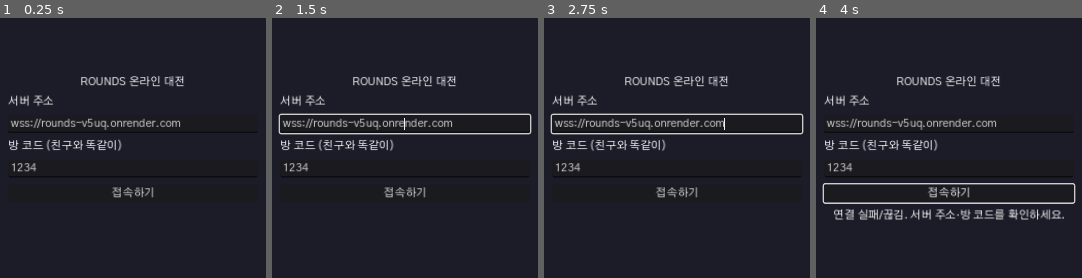
Above: before the commit, frames 1-4 (left to right).
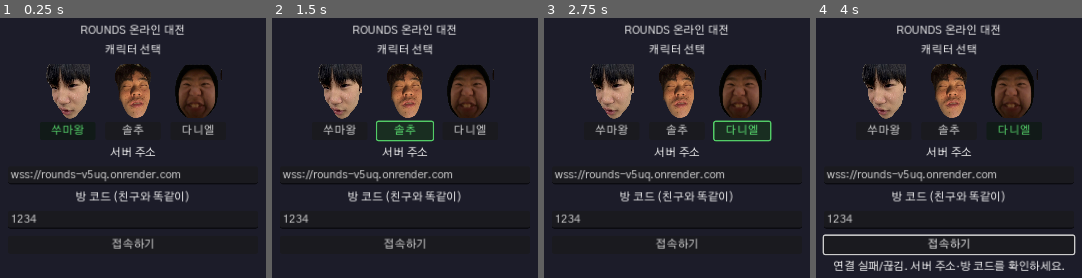
Above: after the commit, the same moments.

Repository: enrode63/-BROTATO
Game: Godot game, scene res://scenes/connect.tscn
The game is run twice, just before and just after one commit, with the same random seed, the same clock (stepped at 60 frames per second) and the same inputs.
Inputs (mouse positions are in pixels of both pictures, inside the frame that each line leads up to):
- Up to frame 1 (0.25 s): no input
- Up to frame 2 (1.5 s): click (338, 129) at 0.5 s, where only the run after the commit has a clickable "쑤마왕"; click (405, 129) at 1.25 s, where only the run after the commit has a clickable "솔추"
- Up to frame 3 (2.75 s): click (743, 129) at 2 s, where only the run after the commit has a clickable "다니엘"
- Up to frame 4 (4 s): click "접속하기" at 2.75 s; tap Enter at 3.5 s; move the mouse to (outside the picture) at 3.52 s; press the mouse at (outside the picture) at 3.53 s; hold D (p1_right) from 3.53 s (still down); tap Space (p1_jump) at 3.77 s

The runs differ from the first frame. In frame 1, 16% of the frame differs, in the area x 3-97%, y 2-89%; in frame 2, 17%; in frame 3, 18%; in frame 4, 22%, in the area x 2-98%, y 2-98%.

Commit message:
rounds: character select (쑤마왕/솔추/다니엘) + skins, synced
- 접속 화면에서 캐릭터 선택(초상화+이름, 선택 강조)
- 플레이어를 원 대신 캐릭터 스프라이트로 렌더 + 팀 색 링/체력바
- 캐릭터 선택을 상대에게 전송/수신(char 메시지)해 원격 인형도 올바른 스킨 표시
- characters.gd: 외형만(능력치는 카드로) — 기획서 방향

Co-Authored-By: Claude Opus 4.8 <noreply@anthropic.com>

Diff:
--- a/rounds/scripts/arena.gd
+++ b/rounds/scripts/arena.gd
@@ -40,6 +40,13 @@
 
 	if _local_player:
 		_local_player.died.connect(_on_local_died)
+
+	# 내 캐릭터를 상대에게 알리고, 상대 캐릭터를 받는다.
+	if Net.active:
+		Net.send_character()
+		Net.peer_character_changed.connect(_on_peer_character)
+		if Net.peer_character != "":
+			_on_peer_character(Net.peer_character)
 
 	_update_score_label()
 
@@ -69,8 +76,17 @@
 	p.is_local = (not Net.active) or (num == Net.my_player)
 	p.color = color
 	p.position = pos
+	if p.is_local:
+		p.character_id = Net.my_character
+	elif Net.peer_character != "":
+		p.character_id = Net.peer_character
 	add_child(p)
 	return p
+
+
+func _on_peer_character(id: String) -> void:
+	if _remote_player:
+		_remote_player.set_character(id)
 
 
 # --- 네트워크 수신 ---
--- /dev/null
+++ b/rounds/scripts/characters.gd
@@ -0,0 +1,34 @@
+class_name Characters
+extends RefCounted
+## rounds용 캐릭터 정의. 기획서 방향대로 **외형(스킨)만** 다르고 능력치는 동일하다.
+## (능력 차이는 순전히 카드 조합으로만 생긴다.)
+## 접속 화면과 플레이어가 같은 데이터를 읽도록 하나의 출처로 둔다.
+
+static func all() -> Array:
+	return [
+		{
+			"id": "ssumawang",
+			"name": "쑤마왕",
+			"texture": "res://assets/player_ssumawang.png",
+			"accent": Color(1.0, 0.80, 0.25),
+		},
+		{
+			"id": "solchu",
+			"name": "솔추",
+			"texture": "res://assets/player_solchu.png",
+			"accent": Color(0.36, 0.66, 1.0),
+		},
+		{
+			"id": "daniel",
+			"name": "다니엘",
+			"texture": "res://assets/player_daniel.png",
+			"accent": Color(0.32, 0.82, 0.47),
+		},
+	]
+
+
+static func get_by_id(id: String) -> Dictionary:
+	for c in all():
+		if c["id"] == id:
+			return c
+	return all()[0]   # 기본: 쑤마왕
--- a/rounds/scripts/connect.gd
+++ b/rounds/scripts/connect.gd
@@ -6,6 +6,7 @@
 var _room: LineEdit
 var _btn: Button
 var _status: Label
+var _char_buttons: Array = []      ## [{id, button}] 캐릭터 선택 버튼들
 
 
 func _ready() -> void:
@@ -26,6 +27,16 @@
 	title.text = "ROUNDS 온라인 대전"
 	title.horizontal_alignment = HORIZONTAL_ALIGNMENT_CENTER
 	vb.add_child(title)
+
+	# --- 캐릭터 선택 ---
+	vb.add_child(_make_label("캐릭터 선택"))
+	var char_row := HBoxContainer.new()
+	char_row.add_theme_constant_override("separation", 14)
+	char_row.alignment = BoxContainer.ALIGNMENT_CENTER
+	vb.add_child(char_row)
+	for c in Characters.all():
+		char_row.add_child(_make_char_entry(c))
+	_highlight_selected()
 
 	vb.add_child(_make_label("서버 주소"))
 	_url = LineEdit.new()
@@ -56,7 +67,41 @@
 func _make_label(t: String) -> Label:
 	var l := Label.new()
 	l.text = t
+	l.horizontal_alignment = HORIZONTAL_ALIGNMENT_CENTER
 	return l
+
+
+## 캐릭터 하나의 세로 묶음: 초상화 + 이름 버튼
+func _make_char_entry(c: Dictionary) -> Control:
+	var col := VBoxContainer.new()
+	col.alignment = BoxContainer.ALIGNMENT_CENTER
+
+	var portrait := TextureRect.new()
+	portrait.texture = load(c["texture"])
+	portrait.custom_minimum_size = Vector2(80, 80)
+	portrait.expand_mode = TextureRect.EXPAND_IGNORE_SIZE
+	portrait.stretch_mode = TextureRect.STRETCH_KEEP_ASPECT_CENTERED
+	col.add_child(portrait)
+
+	var btn := Button.new()
+	btn.text = c["name"]
+	btn.pressed.connect(_on_char_pressed.bind(c["id"]))
+	col.add_child(btn)
+
+	_char_buttons.append({"id": c["id"], "button": btn})
+	return col
+
+
+func _on_char_pressed(id: String) -> void:
+	Net.my_character = id
+	_highlight_selected()
+
+
+func _highlight_selected() -> void:
+	for entry in _char_buttons:
+		var selected: bool = entry["id"] == Net.my_character
+		var btn: Button = entry["button"]
+		btn.modulate = Color(0.4, 1.0, 0.5) if selected else Color(1, 1, 1)
 
 
 func _on_connect_pressed() -> void:
--- a/rounds/scripts/net.gd
+++ b/rounds/scripts/net.gd
@@ -8,9 +8,12 @@
 signal peer_state(data: Dictionary)   ## 상대 위치/조준 갱신
 signal peer_event(data: Dictionary)   ## 상대 이벤트(사격 등)
 signal peer_left              ## 상대가 나감
+signal peer_character_changed(id: String)   ## 상대가 고른 캐릭터
 
 var active: bool = false      ## 온라인 세션 진행 중인가
 var my_player: int = 0        ## 서버가 알려준 내 번호 (1 또는 2)
+var my_character: String = "ssumawang"      ## 내가 고른 캐릭터
+var peer_character: String = ""             ## 상대가 고른 캐릭터(마지막 수신값)
 
 var _ws := WebSocketPeer.new()
 var _room: String = ""
@@ -57,6 +60,9 @@
 			peer_state.emit(data)
 		"event":
 			peer_event.emit(data)
+		"char":
+			peer_character = str(data.get("id", ""))
+			peer_character_changed.emit(peer_character)
 		"peer_left":
 			peer_left.emit()
 		"full":
@@ -74,6 +80,10 @@
 	_send(data)
 
 
+func send_character() -> void:
+	_send({"type": "char", "id": my_character})
+
+
 func _send(d: Dictionary) -> void:
 	if _ws.get_ready_state() == WebSocketPeer.STATE_OPEN:
 		_ws.send_text(JSON.stringify(d))
--- a/rounds/scripts/player.gd
+++ b/rounds/scripts/player.gd
@@ -14,12 +14,17 @@
 const NET_SEND_HZ := 20.0
 const LERP_SPEED := 15.0
 
+const SPRITE_H := 56.0             ## 화면에 그릴 캐릭터 이미지 높이(px)
+
 @export var color: Color = Color(0.30, 0.65, 1.0)
 @export var move_speed: float = 330.0
 @export var max_jumps: int = 1
 @export var max_health: int = 100
 
 var player_num: int = 1
+var character_id: String = "ssumawang"
+var _tex: Texture2D = null
+var _tex_size: Vector2 = Vector2.ZERO
 var is_local: bool = true
 var health: int = 100
 var alive: bool = true
@@ -48,13 +53,30 @@
 	add_child(shape)
 
 	_net_pos = position
+	set_character(character_id)
+
+
+## 캐릭터(스킨) 지정. 접속 후 상대 캐릭터를 받으면 다시 호출된다.
+func set_character(id: String) -> void:
+	character_id = id
+	var c := Characters.get_by_id(id)
+	_tex = load(c["texture"])
+	if _tex:
+		var scale := SPRITE_H / float(_tex.get_height())
+		_tex_size = Vector2(_tex.get_width() * scale, _tex.get_height() * scale)
+	queue_redraw()
 
 
 func _draw() -> void:
-	var body_col := color if alive else Color(color, 0.28)
-	draw_circle(Vector2.ZERO, RADIUS, body_col)
+	var dim := 1.0 if alive else 0.3
+	# 팀(1P 파랑 / 2P 빨강) 구분용 발밑 링
+	draw_arc(Vector2.ZERO, RADIUS + 3.0, 0.0, TAU, 28, Color(color, dim), 3.0)
+	if _tex:
+		draw_texture_rect(_tex, Rect2(-_tex_size / 2.0, _tex_size), false, Color(1, 1, 1, dim))
+	else:
+		draw_circle(Vector2.ZERO, RADIUS, Color(color, dim))
 	if alive:
-		draw_line(Vector2.ZERO, _aim * (RADIUS + 16.0), Color.WHITE, 3.0)
+		draw_line(Vector2.ZERO, _aim * (RADIUS + 18.0), Color.WHITE, 3.0)
 	_draw_health_bar()
 
 
Binary file added: rounds/assets/player_daniel.png
Binary file added: rounds/assets/player_solchu.png
Binary file added: rounds/assets/player_ssumawang.png
